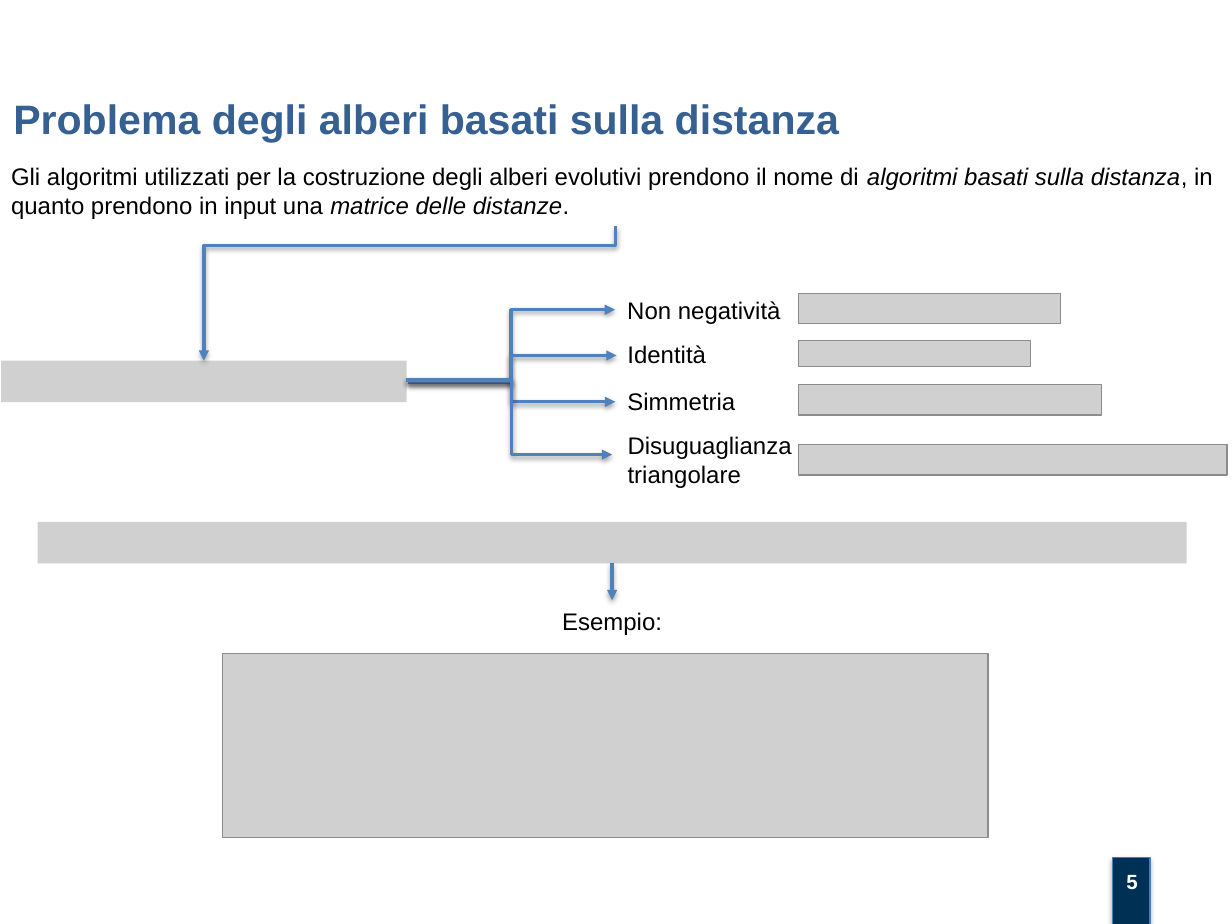
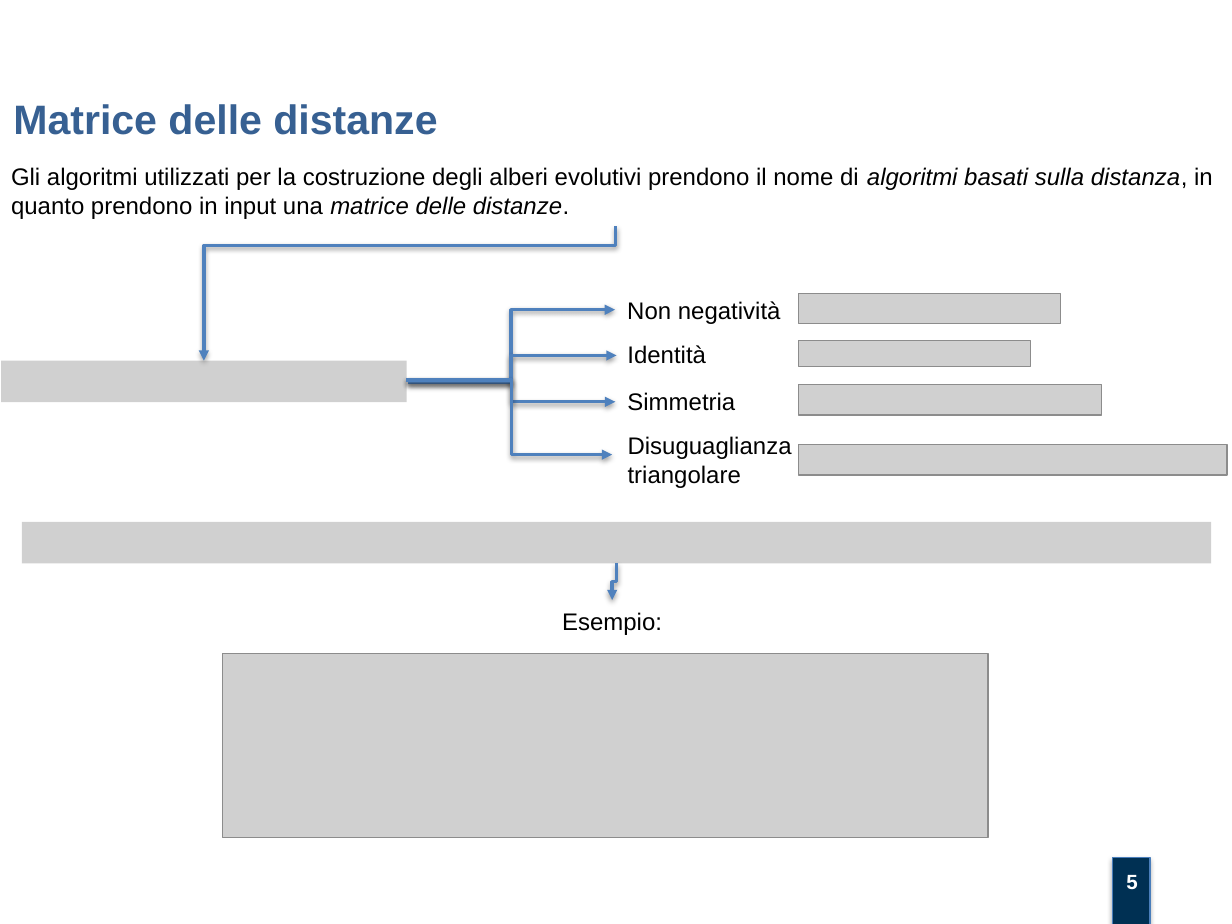
Before and after one commit to mtortoli/Thesis, a slide deck: slide 5 of Discussione Laurea/Slides.pptx. Drawn at 1232x924 pixels with LibreOffice and Linux fonts; fonts in the diff are those of the drawing; grey boxes stand for pictures; background and template pictures are left out. Boxes give left, top, right and bottom in pixels: in the first picture for what was removed or moved away, otherwise in the second. Text is boxed around its words. In the diff, an @@ line names an element or a change of style, - is before the commit and + after.

Commit message:
finished slide problema degli alberi basati sulla distanza

```diff
--- a/Discussione Laurea/Slides.pptx
+++ b/Discussione Laurea/Slides.pptx
@@ text at [13,104,437,135]: text changed @@
-Problema degli alberi basati sulla distanza
+Matrice delle distanze
@@ picture: place and size @@
-picture at [38,522,1186,564]
+picture at [22,522,1211,564]
@@ elbow arrow moved from (612, 563) - (612, 600) to (616, 563) - (612, 600) @@
```
Also in this commit, not shown: 3 other slides changed, 1 other file.
